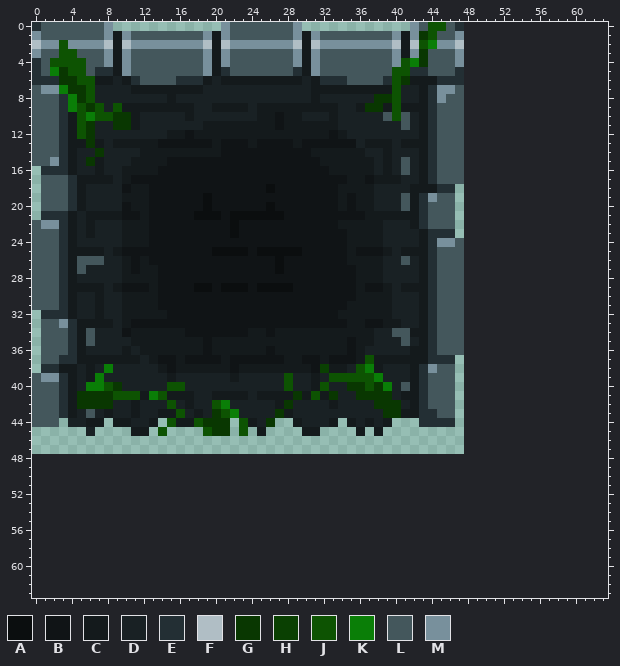
A pixel-art file gets an edit: assets/pixel art/Wall1.aseprite. The picture above was drawn from the file before the commit.
48x48 pixels, 1 frame. Colours within 5 levels of each other are drawn and written as one. The old version is drawn lined up with the new one, on the new canvas.
Palette (. is transparent): A #0b0e0f  B #101416  C #141a1c  D #192124  E #232f34  F #b0bec5  G #093701  H #0a4002  J #0d5302  K #0a7e07  L #44575c  M #78909c
Pixels before (only the part around the change), first column x 0:
 0 ELLLLLLLM............MLLLLLLLM............MLJJLE................
 1 MLLLLLLLMCMLLLLLLLLMCMLLLLLLLMCMLLLLLLLLMCMGJLLM................
 2 FMMJMMMMFCFMMMMMMMMFCFMMMMMMMFCFMMMMMMMMFCFJKMMF................
 3 MLLJJLLLMCMLLLLLLLLMCMLLLLLLLMCMLLLLLLLLMCMGLLLM................
 4 ELJJJJLLMCMLLLLLLLLMCMLLLLLLLMCMLLLLLLLLMJKGLLLM................
 5 ELKGJJLEECMLLLLLLLLMCELLLLLLLECMLLLLLLLLJJEELLLE................
 6 EEEGGJJCCDCELLLLEEECDCCCCCCCCCDCEEELLLLEJGCCCEEE................
 7 LMMKGGJDDDDCCCCCCCCDDDDDDDDDDDDCCCCCCCCCJDDCEMML................
 8 LLLEKGJDDDDDDDDCDDDDDDDDDDDDDDDCDDDDDDGGJDDCEMLL................
 9 LLLEKJGJDJCCCCCCCCDDCCCCDCCCCCCCCCDDCGGCJCCCELLL................
10 LLLECJKJJGGCDDDDDCDDDDDDDCCBCCDDDCDDDDDLJLDCELLL................
11 LLLECJGDDGGCDDDDDDDCCCCCCCCBCCCCCCDDDDDDDLDCELLL................
12 LLLECJGDDDDDDDDCCBCCCCCCCCCCCCCCCBCDDDDDDDDCELLL................
13 LLLECCGCDCCCCCBBBBBBCBBBCBBBBCBBBBBBDCCCDCCCELLL................
14 LLLECDDGDDDDCCCCCCCCCBBBBBBBBBBCCCCCCDDCDDDCELLL................
15 LLMECDGCDDDCCCCBBBBBBBBBBBBBBBBBCCCCCCDCDLDCELLL................
16 .EEECDDCDDCCCCBBBBBBBBBBBBBBBBBBBCCCCCDCDLDCELLL................
17 .LLLECCCCDCBBBBBBBBBBBBBBBBBBBBBBBBCCBCCCDDCELLL................
18 .LLLECDDDDBCCBBBBBBBBBBBBBABBBBBBBCCCCDDDDCCCEE.................
19 .LLLECDDDDCCCBBBBBBABBBBBBBBBBBBBBCBCCDDDLCEMLL.................
20 .LLLECDDDDBCCBBBBBBABBBBBBABBBBBBBCBCCDDDLCELLL.................
21 .EEECDCCCCBBCBBBBBAAABAAAAAABBBBBBBBBCCCCCCELLL.................
22 LMMECDCDDDCCCBBBBBBBBBABBBBBBBBBBBCCCCCDDDCELLL.................
23 LLLECDCDDDCCCBBBBBBBBBABBBBBBBBBBBBCCCCDDDDCEEE.................
24 LLLECDDDDDCCCBBBBBBBBBBBBBBBBBBBBBBCCCCDDDDCEMML................
25 LLLECCCCDCBBBBBBBBBBAAAABAAAAABBBBBCBBBCDCCCELLL................
26 LLLECLLLDDCBCBBBBBBBBBBBBBBABBBBBBBCCCCDDLDCELLL................
27 LLLECLDDDDCBCCBBBBBBBBBBBBBABBBBBBBBCCCDDDDCELLL................
28 LLLECDDDDDCCCCBBBBBBBBBBBBBBBBBBBBBBCCCDDDDCELLL................
29 LLLECCCCDCBBBCBBBBAABAAABAAAABBBBBBBCBBCDCCCELLL................
30 LLLECDDCDDCCCCBBBBBBBBBBBBBBBBBBBBBBCCCCDDDCELLL................
31 LLLECDDCDDCCCCBBBBBBBBBBBBBBBBBBBBBCCCCCDDDCELLL................
32 .EEECDDCDDCCCCCBBBBBBBBBBBBBBBBBBBCCCCCCDDDCELLL................
33 .LLMECCCCDCBBBBBBBBBBBBBBBBBBBBBBBBCCBBCCDDCELLL................
34 .LLLECLDDDBCCCCCCBBBBBBBCCBCCCCCCCCCCCDDLLCCELLL................
35 .LLLECLDDDDCCCCCCCCBCCCCCCCCCCCCCCCBCCDDDLDCELLL................
36 .LLLECDDDDCDCCCCCCCBCCCCCCBCCCCCCCCBCDDDDDCCELLL................
37 .LLEECCCCCCCDCBBCBBBBCBBBBBBCCBBCBBBCJCCCCCCEEE.................
38 .EECCDCDKDDDDDCBCCCCCCBCCCCCCCCBHCCDJKCDDDCEMLL.................
39 LMMECDCKDDDDDDDCDDDDDDCDDDDDJDDCDJJJJJKDDDCELLL.................
40 LLLECDKKJGDDDDDJJDDDDDDDDDDDJDDCJDDGGJGKDLCELLL.................
41 LLLECGGGGJJJCKJCCCDDCCCCDCCCCGCJCGDDGGGGDCCELLL.................
42 LLLECGGGGDDCDDDJDCDDJKDDDDDCGDDDDCDDDDGGGDCELLL.................
43 LLLECDLDCDDCDDCCJDCDGJKDDDDGCDDDDDDDDDDGGCCEELL.................
44 LLL.DDCC.CCDDC.JCCJGGG.JCDG..CDDDC.CDCDC...EEEE.................
45 ......D....CC.J....JGG.J.C....CC....C.C.........................
46 ................................................................
47 ................................................................
48 ................................................................
49 ................................................................
50 ................................................................
51 ................................................................
52 ................................................................
53 ................................................................
54 ................................................................
55 ................................................................
56 ................................................................
57 ................................................................
58 ................................................................
59 ................................................................
60 ................................................................
61 ................................................................
62 ................................................................
63 ................................................................
New version:
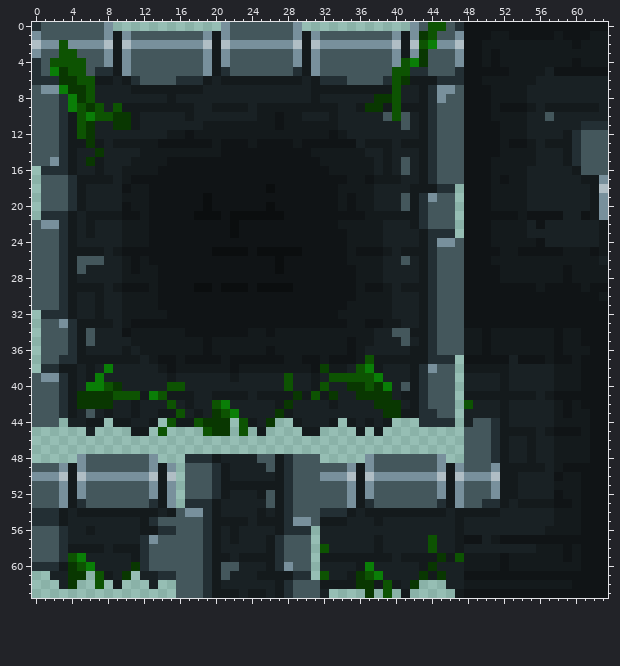
Difference:
canvas 48x48 -> 64x64
Changed rows in their new state; - is an unchanged pixel.
first column x 0:
 0 ------------------------------------------------BBBBBBBBBBBBBBBB
 1 ------------------------------------------------BBBCCBBBBBCBBBCC
 2 ------------------------------------------------BBCCCCCCCCCCBCCC
 3 ------------------------------------------------BBCBCCCCCCCCCCCC
 4 ------------------------------------------------BBCBCCCCCCCCBCCC
 5 ------------------------------------------------BBBBBCCCCDBBBBBB
 6 ------------------------------------------------BBCCCCCCDDDDDDDD
 7 ------------------------------------------------BBBCCCCDDDDDDDDD
 8 ------------------------------------------------BBBCCCCDDDDDDDDD
 9 ------------------------------------------------BBBCBBBCDCCCCCCD
10 ------------------------------------------------BBBCCCCDDLDDDDDD
11 ------------------------------------------------BBBBCCCDDDDDDEEE
12 ------------------------------------------------BBBBCCCDDDDCELLL
13 ------------------------------------------------BBBBCBBCDCCCELLL
14 ------------------------------------------------BBBBCCCCDDDCELLL
15 ------------------------------------------------BBBCCCCCDDDCELLL
16 ------------------------------------------------BBBCCCCDDDDDCLLL
17 ------------------------------------------------BBBCBCCDDDDDDCCM
18 ------------------------------------------------BBBCCCCDDDDDDDCF
19 ------------------------------------------------BBBCCCCDDDDDDDCM
20 ------------------------------------------------BBBCCCCDDDDDDDCM
21 ------------------------------------------------BBBBBBCBBBBDDBCM
22 ------------------------------------------------BBBCCCCDBDDDDDDC
23 ------------------------------------------------BBBCCCCDDDDDDDDC
24 ------------------------------------------------BBBCCCCCBDDDDDDC
25 ------------------------------------------------BBBBCCBBBBBCCCBC
26 ------------------------------------------------BBBCCCCCCCCCCCCD
27 ------------------------------------------------BBBBCCCCCCCBCCCC
28 ------------------------------------------------BBBBCCCCCCCBCCCC
29 ------------------------------------------------BBBBBBBBCBBBBCBB
30 ------------------------------------------------BBBBBBBBBBBBBBBC
31 ------------------------------------------------BBBBBBBBBBBBBBBB
32 ------------------------------------------------BBBBBBBBBBBBBBBB
33 ------------------------------------------------BBBBBBBBBBBBBBBB
34 ------------------------------------------------CCBCCCCCCCBCCBBB
35 ------------------------------------------------CCBCCCCCCCBCCBBB
36 ------------------------------------------------CCBCCCCCCCBCCCBB
37 ------------------------------------------------BBBBBDBBBCBBCBBB
38 ------------------------------------------------CCCCCDDDDDCCCBBB
39 ------------------------------------------------DDDDCDDDDDCCCBBB
40 ------------------------------------------------DDDDCDDDDDCCCBBB
41 ------------------------------------------------CCCCCCCCDCBBBBBB
42 ------------------------------------------------JDDDCDDDDDCBCBBB
43 ------------------------------------------------DDDDCDDDDDCBCCBB
44 ------------------------------------------------DLLECDDDDDCCCCBB
45 ------------------------------------------------LLLECCCCDCBBBCBB
46 ------------------------------------------------LLLECDDCDDCCCCBB
47 ------------------------------------------------LLLECDDCDDCCCCBB
48 -----MLLLLLLLM---EEECDDDDLLCELLL-----MLLLLLLLM--LLLECDDCDDCCCCBB
49 LLLMCMLLLLLLLMCM-LLLECDDDDLCELLLLLLMCMLLLLLLLMCMLLLMCCCCCDCBBBBB
50 MMMFCFMMMMMMMFCF-LLLECDDDDDCELLLMMMFCFMMMMMMMFCFMMMFCCDDDDBCCBBB
51 LLLMCMLLLLLLLMCM-LLLECCCCCCCELLLLLLMCMLLLLLLLMCMLLLMCCDDDDCCCBBB
52 LLLMCMLLLLLLLMCM-LLLECDDDCLCELLLLLLMCMLLLLLLLMCMLLLMCCDDDDBCCBBB
53 LLLMCELLLLLLLECM-EEECDDDDDLCELLLLLLMCELLLLLLLECMLLEECDCCCCBBCBBB
54 EEECDCCCCCCCCCDCLMMECDDDDCDCELLLEEECDCCCCCCCCCDCCCCCDDDDDDCCCBBB
55 EEECDDDDDDDDCELLLLLECCCCDCCCEMMLCCCDDDCDDDDDDDDCDDDDDDDDDDCCCBBB
56 LLLEDDCDDDDDCCEELLLECDCDDDDCEEE-DDDDDDDDDDDDDDDCDDDDDDDDDCCCCBBB
57 LLLEDDDDDDDDEMLLLLLECDCDDDCELLL-DDDDDDCDDDDDJDDCBBDCBBBBBBBBBBBB
58 LLLECCCCDCCCELLLLLLECDDDDDCELLL-JDDDDDCDDDDDJDDCDDDDDDDDCCCBCBBB
59 LLLEJKDDDDDCELLLLLLECCDCCCCELLL-CCCCCCCCDCCCCGCJCCCCBCCCCCCBCBBB
60 EEECGJKDDDDGELLLLLLECLLDDDCEMLL-DDDDCKDDDDDCGDDDCCCCBCCCCCCCCBBB
61 --DDGG-JCDG-DDEELLLECLDDDCCCCEE-JDDCGJKDDDDGCGDDBBBBBBBBBBBBBBBB
62 ---DG--J-C---D--LLLECDDDDDDCELLLCCCCGGCJCDG---DDCCCCCCCCCCCCBBBB
63 ----------------LLLECCCDCCDCELLLD----G-J-C-----CBBBBBBBBBBBBBBBB
Changed places in both pictures, as pixel boxes (x1, y1, x2, y2):
added: (32, 22, 608, 598)
